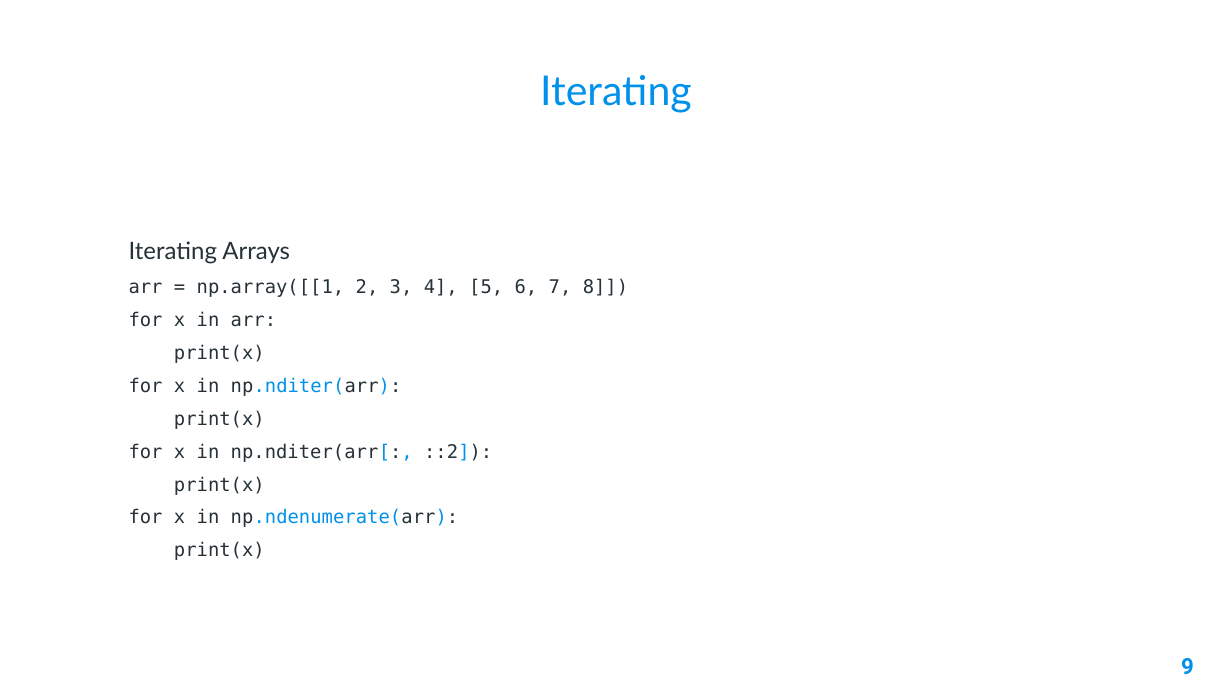
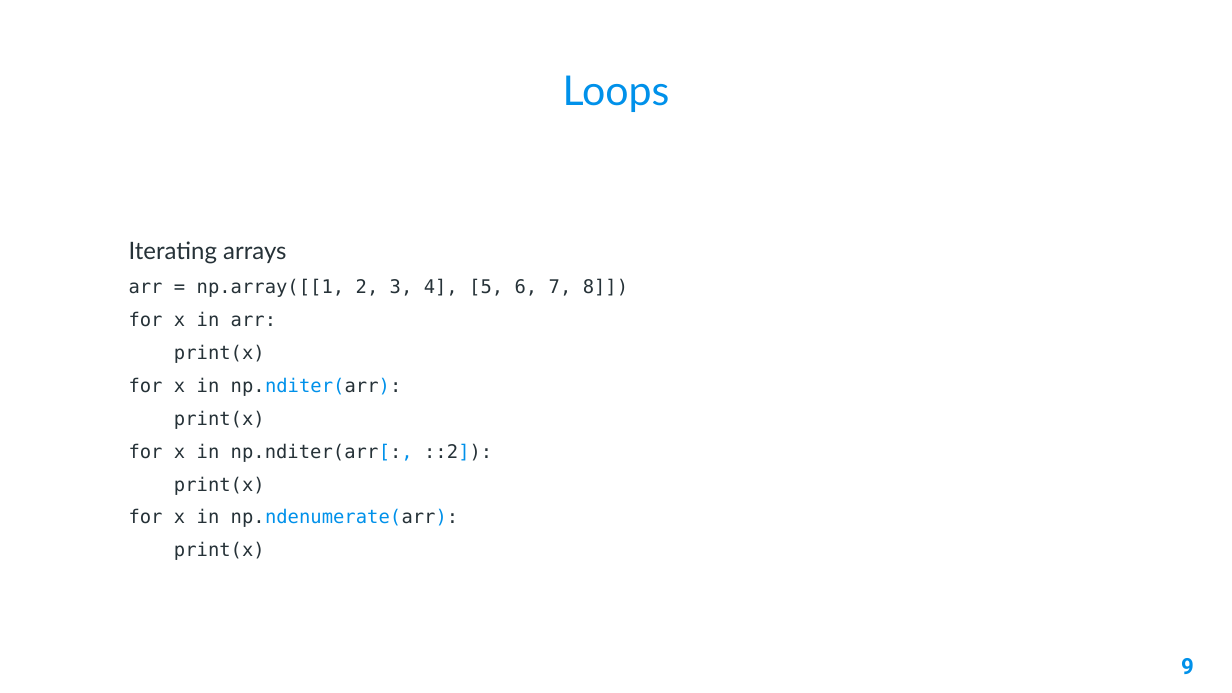
Before and after one commit to AleeRezaa/learn-python, a slide deck: slide 9 of 2 Data Science.pptx. Drawn at 1232x693 pixels with LibreOffice and Linux fonts; fonts in the diff are those of the drawing; background and template pictures are left out. Boxes give left, top, right and bottom in pixels: in the first picture for what was removed or moved away, otherwise in the second. Text is boxed around its words. In the diff, an @@ line names an element or a change of style, - is before the commit and + after.

```diff
--- a/2 Data Science.pptx
+++ b/2 Data Science.pptx
@@ title at bbox=[563, 75, 670, 112]: text changed @@
-Iterating
+Loops
@@ text at bbox=[129, 241, 286, 264]: text changed @@
-Iterating Arrays
+Iterating arrays
@@ text at bbox=[129, 377, 459, 527]: text colour #0091EA to #263238 in "np.nditer(arr):", "np.ndenumerate(arr):" @@
```
Also in this commit, not shown: 3 slides added, 1 other file.
